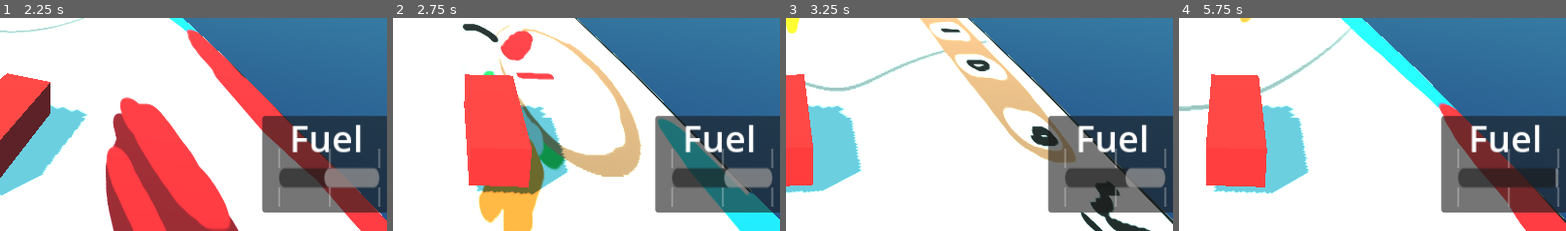
Above: before the commit, frames 1-4 (left to right).
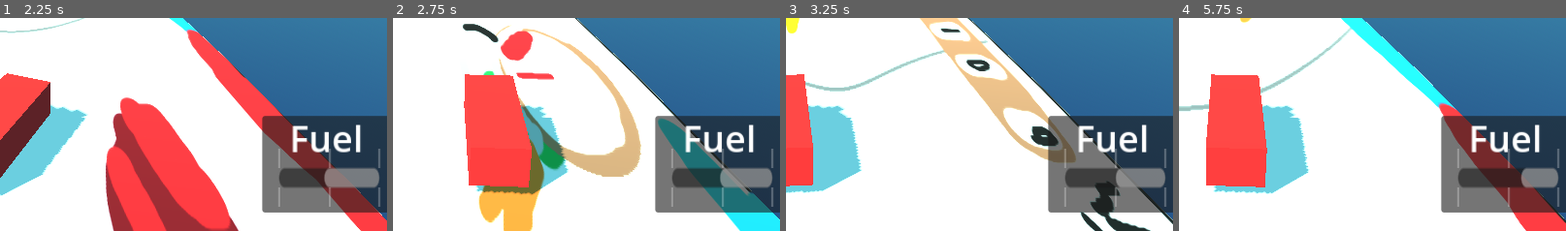
Above: after the commit, the same moments.

Repository: mpdacey/glass-half-full-jam
Game: Godot game, scene res://scenes/main_scene.tscn
The game is run twice, just before and just after one commit, with the same random seed, the same clock (stepped at 60 frames per second) and the same inputs.
Inputs (mouse positions are % of the whole screen's width and height, from its top left):
- Up to frame 1 (2.25 s): move the mouse to (72, 44) at 0.52 s; move the mouse to (30, 54) at 1.27 s; move the mouse to (60, 27) at 2.02 s
- Up to frame 2 (2.75 s): no input
- Up to frame 3 (3.25 s): move the mouse to (45, 69) at 2.77 s
- Up to frame 4 (5.75 s): move the mouse to (80, 64) at 3.52 s; move the mouse to (20, 34) at 4.27 s; move the mouse to (55, 49) at 5.02 s
The pictures show only the part of the screen within x 47-97%, y 50-100%; the shares and areas given below are measured in that part.

Frame 1 is identical in both runs. In frame 2, 0.1% of the frame differs, in the area x 84-87%, y 70-80%; in frame 3, 0.2%; in frame 4, 0.9%, in the area x 88-98%, y 70-80%.

Commit message:
Added engine states to fuel controller

Diff:
--- a/scripts/fuel_controller.gd
+++ b/scripts/fuel_controller.gd
@@ -2,10 +2,35 @@
 
 signal fuel_amount_updated(remaining_fuel: float)
 
+enum EngineState {
+	BOOST,
+	CRUISE,
+	DRAINED
+}
+
 ## Amount of fuel drained per second.
-@export_range(0, 1, 0.01) var decay_rate : float = 0.15
+@export_range(0, 1, 0.01) var boost_decay_rate : float = 0.15
+@export_range(0, 1, 0.01) var cruise_decay_rate : float = 0.05
+@export_range(0, 1, 0.01) var drained_decay_rate : float = 0.03
 var remaining_fuel : float = 0.9
+var current_state : EngineState = EngineState.CRUISE
 
 func _process(delta: float) -> void:
-	remaining_fuel -= decay_rate * delta
+	match(current_state):
+		EngineState.BOOST:
+			remaining_fuel -= boost_decay_rate * delta
+		EngineState.CRUISE:
+			remaining_fuel -= cruise_decay_rate * delta
+		EngineState.DRAINED:
+			remaining_fuel -= drained_decay_rate * delta
+
 	fuel_amount_updated.emit(remaining_fuel)
+	set_engine_state()
+
+func set_engine_state() -> void:
+	if remaining_fuel > 0.55:
+		current_state = EngineState.BOOST
+	elif remaining_fuel > 0.2:
+		current_state = EngineState.CRUISE
+	else:
+		current_state = EngineState.DRAINED
